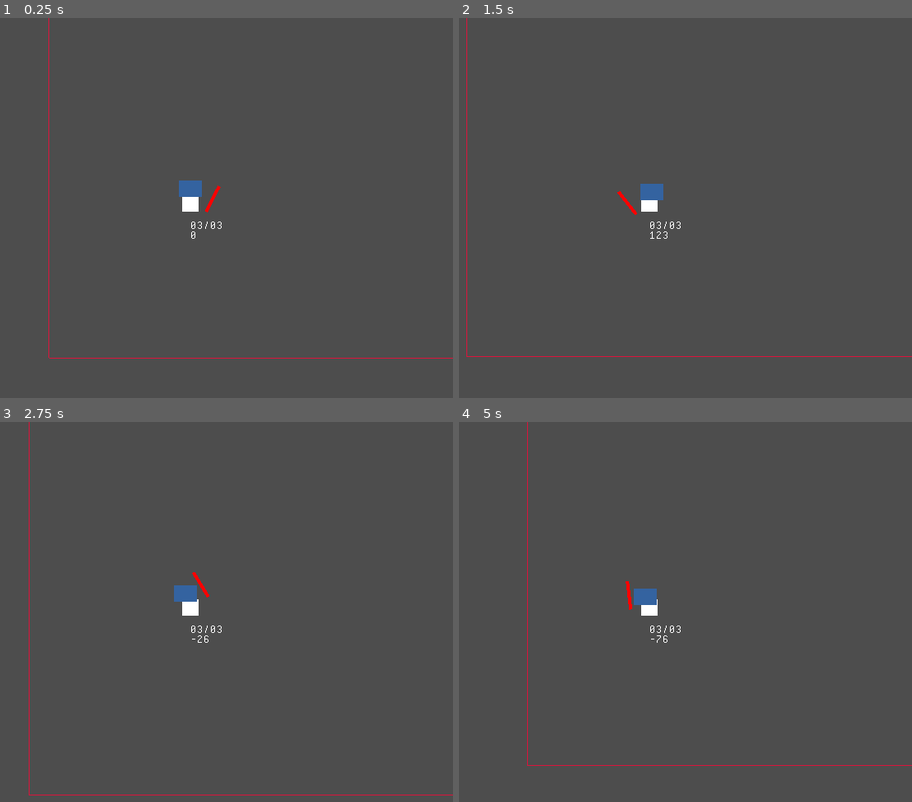
Above: before the commit, frames 1-4 (two rows, left to right).
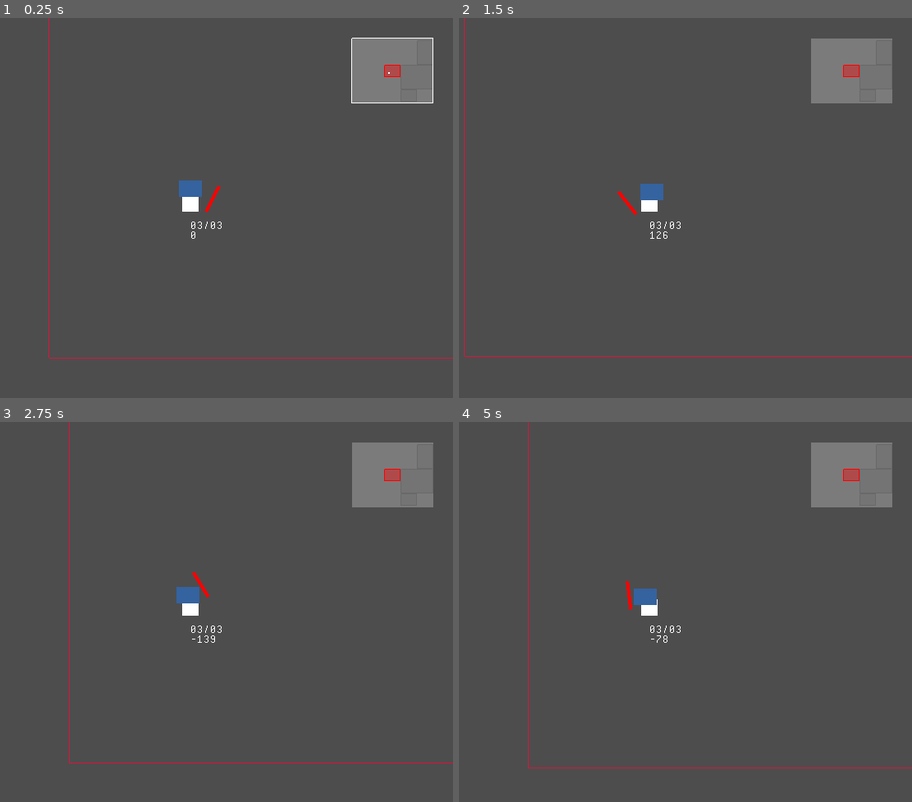
Above: after the commit, the same moments.

Repository: jeffinitup/clang-game
Game: Godot game, scene res://scene/main.tscn
The game is run twice, just before and just after one commit, with the same random seed, the same clock (stepped at 60 frames per second) and the same inputs.
Inputs (mouse positions are in pixels of both pictures, inside the frame that each line leads up to):
- Up to frame 1 (0.25 s): no input
- Up to frame 2 (1.5 s): tap Enter at 0.5 s; move the mouse to (767, 196) at 0.52 s; hold Space (jump) 0.53-1.28 s; hold D (right) from 0.53 s (still down); tap R at 0.6 s; move the mouse to (545, 234) at 1.27 s; tap Space (jump) at 1.35 s
- Up to frame 3 (2.75 s): tap Space (jump) at 1.52, 1.82, 2.3 s; tap R at 1.55 s; move the mouse to (244, 532) at 2.02 s; release D (right) at 2.03 s; press the mouse at (244, 532) at 2.03 s; hold A (left) from 2.03 s (still down)
- Up to frame 4 (5 s): move the mouse to (622, 699) at 2.77 s; release A (left) at 2.78 s; release the mouse at (622, 699) at 2.78 s; hold D (right) 2.78-4.28 s; right-click (622, 699) at 2.85 s; tap Space (jump) at 3.02, 3.32, 4.52, 4.82 s; tap R at 3.05, 3.6, 4.35 s; move the mouse to (807, 676) at 3.52 s; hold Space (jump) 3.53-4.28 s; tap F1 (debug, bound only after the commit) at 4.15 s; move the mouse to (490, 558) at 4.27 s; hold A (left) from 4.28 s (still down)

The runs differ from the first frame. In frame 1, 3.1% of the frame differs, in the area x 77-96%, y 5-23%; in frame 2, 3.4%; in frame 3, 3.9%, in the area x 6-100%, y 0-99%; in frame 4, 3.8%.
Error before the commit: Invalid call to function 'connect' in base 'Signal'. Expected 2 arguments. (res://scripts/scene_loader.gd:71)
Error after the commit: Invalid access to property or key 'position' on a base object of type 'previously freed'. (res://scripts/minimap.gd:37)

Commit message:
minimap n stuff

Diff:
--- /dev/null
+++ b/clang/prefab/hud.tscn
@@ -0,0 +1,28 @@
+[gd_scene load_steps=3 format=3 uid="uid://vpjmjy4c6tcy"]
+
+[ext_resource type="Script" path="res://scripts/hud.gd" id="1_al635"]
+[ext_resource type="Script" path="res://scripts/minimap.gd" id="2_uri2m"]
+
+[node name="hud" type="CanvasLayer"]
+script = ExtResource("1_al635")
+
+[node name="margins" type="MarginContainer" parent="."]
+anchors_preset = 15
+anchor_right = 1.0
+anchor_bottom = 1.0
+grow_horizontal = 2
+grow_vertical = 2
+theme_override_constants/margin_left = 24
+theme_override_constants/margin_top = 24
+theme_override_constants/margin_right = 24
+theme_override_constants/margin_bottom = 24
+metadata/_edit_use_anchors_ = true
+
+[node name="minimap" type="Control" parent="margins"]
+unique_name_in_owner = true
+clip_contents = true
+custom_minimum_size = Vector2(100, 80)
+layout_mode = 2
+size_flags_horizontal = 8
+size_flags_vertical = 0
+script = ExtResource("2_uri2m")
--- a/clang/prefab/player.tscn
+++ b/clang/prefab/player.tscn
@@ -35,6 +35,9 @@
 
 	if !player.is_on_floor():
 		state_machine.transition_state(\"airborne\")
+
+	if (player.controller.debug_pressed):
+		state_machine.transition_state(\"debug\")
 "
 
 [sub_resource type="GDScript" id="GDScript_jqpfa"]
@@ -51,7 +54,7 @@
 	player.update_movement(delta)
 	player.update_physics(delta)
 
-	if is_zero_approx(player.move_speed):
+	if is_zero_approx(player.velocity.x):
 		state_machine.transition_state(\"idle\")
 
 	if player.controller.jump_pressed && player.is_on_floor():
@@ -89,7 +92,23 @@
 		return
 "
 
-[node name="player" type="CharacterBody2D"]
+[sub_resource type="GDScript" id="GDScript_wbs7e"]
+resource_name = "player_debug"
+script/source = "### player_debug.gd
+extends State
+
+@onready var player = owner as Player
+
+func _enter(_msg := {}) -> void:
+	pass
+
+func _state_physics_process(delta : float) -> void:
+	player.position += player.controller.movement_vector * 400 * delta
+	if (player.controller.jump_pressed):
+		state_machine.transition_state(\"airborne\")
+"
+
+[node name="player" type="CharacterBody2D" groups=["player"]]
 collision_layer = 0
 script = ExtResource("1_q3oqn")
 acceleration = 3.0
@@ -131,7 +150,7 @@
 script = ExtResource("3_3bxhl")
 dampening = 0.16
 tension = 0.07
-max_distance = Vector2(6, -4)
+max_distance = Vector2(6, 4)
 physics_factor = 0.05
 physics_extents = Vector2(3, 8)
 
@@ -156,4 +175,7 @@
 [node name="airborne" type="Node" parent="state_machine"]
 script = SubResource("GDScript_48wc7")
 
+[node name="debug" type="Node" parent="state_machine"]
+script = SubResource("GDScript_wbs7e")
+
 [node name="Camera2D" type="Camera2D" parent="."]
--- a/clang/project.godot
+++ b/clang/project.godot
@@ -20,14 +20,20 @@
 boot_splash/use_filter=false
 config/icon="res://icon.svg"
 
+[autoload]
+
+Debug="*res://scripts/debug.gd"
+
 [display]
 
 window/size/viewport_width=640
 window/size/viewport_height=480
-window/size/mode=4
-window/size/borderless=true
 window/stretch/mode="viewport"
 window/stretch/scale_mode="integer"
+
+[global_group]
+
+player="Player node."
 
 [gui]
 
@@ -70,6 +76,11 @@
 "events": [Object(InputEventMouseButton,"resource_local_to_scene":false,"resource_name":"","device":-1,"window_id":0,"a …(257 unchanged characters)…
 ]
 }
+debug={
+"deadzone": 0.5,
+"events": [Object(InputEventKey,"resource_local_to_scene":false,"resource_name":"","device":-1,"window_id":0,"alt_pressed":false,"shift_pressed":false,"ctrl_pressed":false,"meta_pressed":false,"pressed":false,"keycode":0,"physical_keycode":4194332,"key_label":0,"unicode":0,"location":0,"echo":false,"script":null)
+]
+}
 
 [layer_names]
 
--- a/clang/scene/level.tscn
+++ b/clang/scene/level.tscn
@@ -12,8 +12,48 @@
 
 [node name="collision" type="StaticBody2D" parent="cell1"]
 
+[node name="CollisionPolygon2D3" type="CollisionPolygon2D" parent="cell1/collision"]
+position = Vector2(934, 291)
+polygon = PackedVector2Array(44, 357, 473, 354, 469, 250, 761, 250, 761, -528, 921, -528, 929, 442, 118.677, 434.163, 118, 692, 50, 692)
+
+[node name="CollisionPolygon2D2" type="CollisionPolygon2D" parent="cell1/collision"]
+position = Vector2(656, 5)
+polygon = PackedVector2Array(58, 333, 394, 333, 395, 266, 511.301, 264.696, 511, 146, 641, 146, 643.195, 263.216, 930, 260, 928, 424, 52, 435)
+
 [node name="CollisionPolygon2D" type="CollisionPolygon2D" parent="cell1/collision"]
 polygon = PackedVector2Array(58, 333, 394, 333, 395, 264, 580, 264, 580, 437, 52, 435)
+
+[node name="CollisionPolygon2D7" type="CollisionPolygon2D" parent="cell1/collision"]
+position = Vector2(508, -274)
+polygon = PackedVector2Array(394, 333, 395, 264, 580, 264, 580, 437)
+
+[node name="CollisionPolygon2D8" type="CollisionPolygon2D" parent="cell1/collision"]
+position = Vector2(351, 422)
+polygon = PackedVector2Array(394, 342, 390, 228, 506, 229, 506, 342)
+
+[node name="CollisionPolygon2D9" type="CollisionPolygon2D" parent="cell1/collision"]
+position = Vector2(-168, -114)
+polygon = PackedVector2Array(394, 342, 390, 228, 506, 229, 506, 342)
+
+[node name="CollisionPolygon2D10" type="CollisionPolygon2D" parent="cell1/collision"]
+position = Vector2(331, -241)
+polygon = PackedVector2Array(279, 294, 275, 230, 506, 229, 507, 289)
+
+[node name="CollisionPolygon2D11" type="CollisionPolygon2D" parent="cell1/collision"]
+position = Vector2(1242, -609)
+polygon = PackedVector2Array(253, 291, 249, 225, 506, 229, 507, 289)
+
+[node name="CollisionPolygon2D4" type="CollisionPolygon2D" parent="cell1/collision"]
+position = Vector2(278, 572)
+polygon = PackedVector2Array(320, 335, 323.855, 169.869, 19, 171, 23, 78, 115.112, 78, 116, 4, 245, 4, 245.926, 78, 326, 78, 389, 77, 391, 260, 580, 264, 578, 339, 584, 621, 523, 623, 514, 339)
+
+[node name="CollisionPolygon2D6" type="CollisionPolygon2D" parent="cell1/collision"]
+position = Vector2(1001, -501)
+polygon = PackedVector2Array(320, 335, 324, -77, 386, -75, 391, 260, 580, 264, 578, 339, 580, 674, 520, 670, 514, 339)
+
+[node name="CollisionPolygon2D5" type="CollisionPolygon2D" parent="cell1/collision"]
+position = Vector2(716, 1216)
+polygon = PackedVector2Array(486, 175, -15, 171, -20, 86, 258, 83, 260, -114, 909, -116, 484, 90)
 
 [node name="player_spawn" type="Marker2D" parent="cell1"]
 position = Vector2(172, 292)
--- a/clang/scene/test_level.tscn
+++ b/clang/scene/test_level.tscn
@@ -1,20 +1,14 @@
 [gd_scene load_steps=5 format=3 uid="uid://b4e7rxcqshnqj"]
 
-[ext_resource type="PackedScene" uid="uid://wgifaqp6m28b" path="res://prefab/player.tscn" id="1_323tv"]
+[ext_resource type="Script" path="res://scripts/level.gd" id="1_cql3w"]
+[ext_resource type="Script" path="res://scripts/player_spawn.gd" id="2_7j4nj"]
 [ext_resource type="Script" path="res://scripts/component/hitbox.gd" id="2_y3wna"]
-
-[sub_resource type="GDScript" id="GDScript_aq11h"]
-script/source = "extends Node2D
-"
 
 [sub_resource type="RectangleShape2D" id="RectangleShape2D_keqd1"]
 size = Vector2(39, 39)
 
 [node name="test_level" type="Node2D"]
-script = SubResource("GDScript_aq11h")
-
-[node name="player" parent="." instance=ExtResource("1_323tv")]
-position = Vector2(159, 311)
+script = ExtResource("1_cql3w")
 
 [node name="level" type="StaticBody2D" parent="."]
 
@@ -46,3 +40,7 @@
 
 [node name="col" type="CollisionShape2D" parent="test"]
 shape = SubResource("RectangleShape2D_keqd1")
+
+[node name="PlayerSpawn" type="Marker2D" parent="."]
+position = Vector2(132, 295)
+script = ExtResource("2_7j4nj")
--- a/clang/scripts/component/controller.gd
+++ b/clang/scripts/component/controller.gd
@@ -12,6 +12,8 @@
 var swing_pressed : bool = false
 ## Whether or not throw is pressed
 var throw_pressed : bool = false
+## Whether or not debug is pressed
+var debug_pressed : bool = false
 
 ## Input queueing timer
 var timer : Timer
@@ -29,13 +31,14 @@
 
 func _process(_delta: float) -> void:
 	# Update movement vector
-	movement_vector = Input.get_vector("left", "right", "down", "up")
+	movement_vector = Input.get_vector("left", "right", "up", "down")
 
 func _unhandled_input(event: InputEvent) -> void:
 	# Update booleans
 	if event.is_action_pressed("jump"): queue_jump()
 	swing_pressed = true if event.is_action_pressed("swing") else false
 	throw_pressed = true if event.is_action_pressed("throw") else false
+	debug_pressed = true if event.is_action_pressed("debug") else false
 
 func queue_jump() -> void:
 	timer.start()
--- /dev/null
+++ b/clang/scripts/debug.gd
@@ -0,0 +1,13 @@
+### debug.gd
+extends Node
+
+func _ready() -> void:
+	# Fix "Test Current Scene"
+	await get_tree().current_scene.ready
+	if get_tree().current_scene.name != "main":
+		var path := get_tree().current_scene.scene_file_path
+		get_tree().call_deferred("change_scene_to_file", "res://scene/main.tscn")
+		await get_tree().node_added
+		var sl := get_tree().current_scene.get_node("scene_loader") as SceneLoader
+		await sl.ready
+		sl.load_scene(path)
--- /dev/null
+++ b/clang/scripts/hud.gd
@@ -0,0 +1,10 @@
+### hud.gd
+class_name HUD extends CanvasLayer
+
+### Handles heads up display rendering
+
+const SCREEN_X = 640
+const SCREEN_Y = 480
+
+## Minimap node
+@onready var minimap : Control = %minimap
--- a/clang/scripts/level.gd
+++ b/clang/scripts/level.gd
@@ -3,19 +3,24 @@
 
 ## Fired when reload is requested
 signal reload_requested()
+## Fired when cells are populated
+signal cells_populated(cells : Array[CellData])
+## Fired when player enters new cell
+signal player_in_new_cell(cell : CellData)
 
 ## List of cells
 var cells : Array[CellData]
 ## Cell player is currently in
-var player_cell : CellData
-
-func _ready() -> void:
-	populate_cells()
+var player_cell : CellData :
+	set(value) :
+		player_cell = value
+		player_in_new_cell.emit(player_cell)
+	get : return player_cell
 
 func _unhandled_input(event: InputEvent) -> void:
 	if event is InputEventKey:
 		if event.keycode == KEY_R && event.pressed:
-			get_tree().reload_current_scene()
+			reload_requested.emit()
 
 ## Iterates through children and creates a set of cell data
 func populate_cells() -> void:
@@ -28,6 +33,24 @@
 				child.cell_size
 			)
 		)
+	cells_populated.emit(cells)
+
+## Called when player enters new cell
+func player_entered_cell(pos : Vector2i) -> void:
+	print("Player in cell %d x %d y" % [pos.x, pos.y])
+	set_deferred("player_cell", get_cell_at(pos))
+
+## Finds cell that occupies provided space
+func get_cell_at(pos : Vector2i) -> CellData:
+	for cell in cells:
+		var cell_pos := cell.pos
+		var cell_size := cell.size
+		for x in range(cell_size.x):
+			for y in range(cell_size.y):
+				if pos == Vector2i(cell_pos.x + x, cell_pos.y + y):
+					print("Cell found at %d x %d y" % [pos.x, pos.y])
+					return cell
+	return null
 
 class CellData extends Resource:
 	var pos : Vector2i
--- /dev/null
+++ b/clang/scripts/minimap.gd
@@ -0,0 +1,58 @@
+### minimap.gd
+class_name Minimap extends Control
+
+## Mirror of cell list
+var cells : Array[Level.CellData]
+## Mirror of current cell
+var player_cell : Level.CellData
+## Mirror of player's current cell position
+var player_pos : Vector2i
+## Player reference
+@onready var player : Player = get_tree().get_first_node_in_group("player")
+
+func _draw() -> void:
+	var TRANSPARENT := Color(Color.DARK_GRAY, 0.5)
+	var SOLID := Color.WHITE
+	var CELL := Color.DIM_GRAY
+	var MY_CELL := Color.RED
+
+	var CENTER := Vector2i(size / 2)
+	var MARGIN := Vector2(1, 1)
+	var SIZE := Vector2i(20, 15)
+
+	draw_rect(Rect2i(MARGIN, size - MARGIN), TRANSPARENT, true)
+
+	for cell in cells:
+		var cpos := cell.pos * SIZE + ((CENTER + -player_pos * SIZE) - SIZE / 2)
+		var csize := cell.size * SIZE
+		draw_rect(
+			Rect2i(cpos, csize),
+			Color(CELL, 0.4) if cell != player_cell else Color(MY_CELL, 0.4), true
+		)
+		draw_rect(
+			Rect2i(Vector2(cpos) + MARGIN, Vector2(csize) - MARGIN),
+			CELL if cell != player_cell else MY_CELL, false
+		)
+
+	draw_rect(
+		Rect2i(
+			Vector2i((wrapi(player.position.x, 0, 640)), wrapi(player.position.y, 0, 480)
+			) / 32 + CENTER - SIZE / 2,
+			Vector2i(2,2)
+		),
+		SOLID, true
+	)
+
+	draw_rect(Rect2i(MARGIN, size - MARGIN), SOLID, false)
+
+func _process(delta: float) -> void:
+	queue_redraw()
+
+func cells_updated(list : Array[Level.CellData]) -> void:
+	cells = list
+
+func pcell_updated(cell : Level.CellData) -> void:
+	player_cell = cell
+
+func ppos_updated(pos : Vector2i) -> void:
+	player_pos = pos
--- a/clang/scripts/player.gd
+++ b/clang/scripts/player.gd
@@ -2,6 +2,9 @@
 class_name Player extends Entity
 
 ### Player specific functions
+
+## Emitted when player enters new quadrant/cell
+signal entered_cell(pos : Vector2i)
 
 const DELIMITER : float = 8.0
 const SPEED_CAP : float = 300.0
@@ -10,8 +13,14 @@
 @onready var player_weapon := get_node("player_weapon") as PlayerWeapon
 @onready var hbox := get_node("hbox") as Hitbox
 
+var last_cell_pos : Vector2i = Vector2i.MAX
+
 func _ready() -> void:
 	player_weapon.dbox.blacklist.append(hbox)
+	call_deferred("update_cell_pos")
+
+func _physics_process(delta: float) -> void:
+	update_cell_pos()
 
 func update_physics(delta : float) -> void:
 	super.update_physics(delta)
@@ -39,3 +48,10 @@
 		abs(velocity.x) > 0:
 		velocity.x += decel * (-1 if velocity.x > 0 else 1)
 		if abs(velocity.x) < DELIMITER: velocity.x = 0.0
+
+func update_cell_pos() -> void:
+	var pos := global_position / Vector2(640, 480)
+	var posi := Vector2i(floori(pos.x), floori(pos.y))
+	if posi != last_cell_pos:
+		entered_cell.emit(posi)
+	last_cell_pos = posi
--- a/clang/scripts/scene_loader.gd
+++ b/clang/scripts/scene_loader.gd
@@ -10,6 +10,8 @@
 @export var start : PackedScene
 ## Reference to player scene
 @onready var player_scene := preload("uid://wgifaqp6m28b")
+## Reference to hud
+@onready var hud_scene := preload("uid://vpjmjy4c6tcy")
 ## Currently loaded scene
 var current_scene : Node
 ## Player reference
@@ -29,7 +31,7 @@
 	add_child(current_scene)
 
 	if current_scene is Level:
-		level_setup(sc)
+		level_setup(ps, sc)
 
 	return current_scene
 
@@ -51,7 +53,7 @@
 		Scenes.TEST_LEVEL:					return "uid://cw0732uifkxxm"
 		_:									return ""
 
-func level_setup(sc : SceneContext) -> void:
+func level_setup(ps : PackedScene, sc : SceneContext) -> void:
 	# Get player start point
 	var pos : Vector2 = Vector2.ZERO
 	for spawn in get_tree().get_nodes_in_group("player_spawn"):
@@ -66,9 +68,22 @@
 	current_scene.add_child(player)
 	player.position = pos
 
+	# Create hud
+	var hud : HUD = hud_scene.instantiate()
+	current_scene.add_child(hud)
+
 	# Hook up signals
 	current_scene = current_scene as Level
-	current_scene.reload_requested.connect()
+
+	current_scene.reload_requested.connect(load_scene_packed.bind(ps, sc))
+	current_scene.cells_populated.connect(hud.minimap.cells_updated.bind())
+	current_scene.player_in_new_cell.connect(hud.minimap.pcell_updated.bind())
+
+	player.entered_cell.connect(current_scene.player_entered_cell.bind())
+	player.entered_cell.connect(hud.minimap.ppos_updated.bind())
+
+	current_scene.populate_cells()
+
 
 class SceneContext extends Resource:
 	var warp_id : int = 0
Not shown: 1 places in clang/prefab/player.tscn that only renumber resources
Not shown, added: clang/scene/mai7B71.tmp
